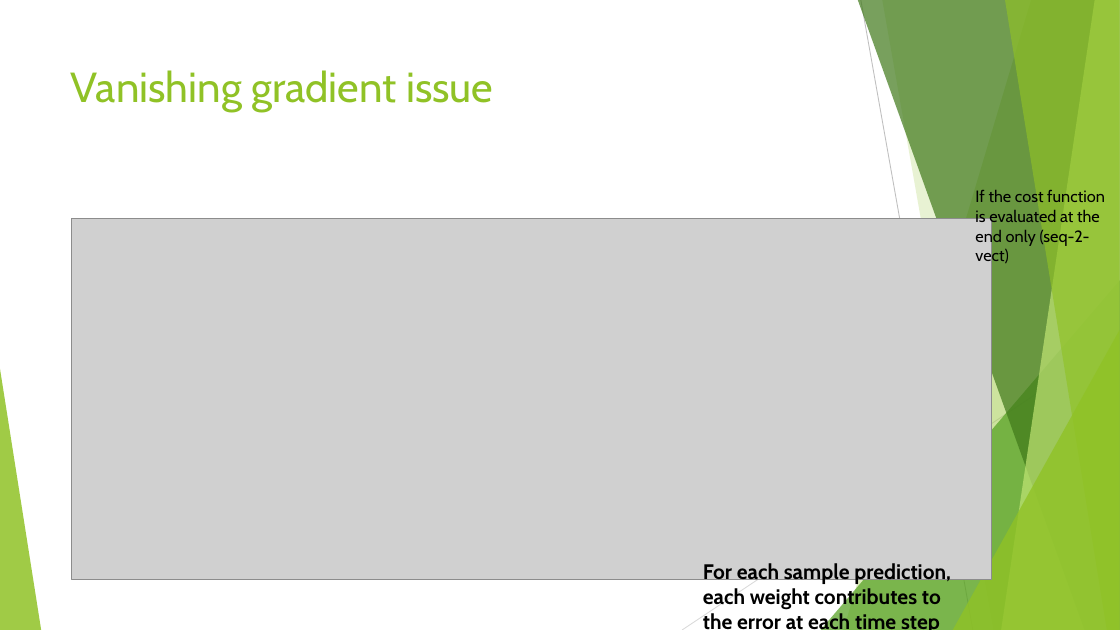
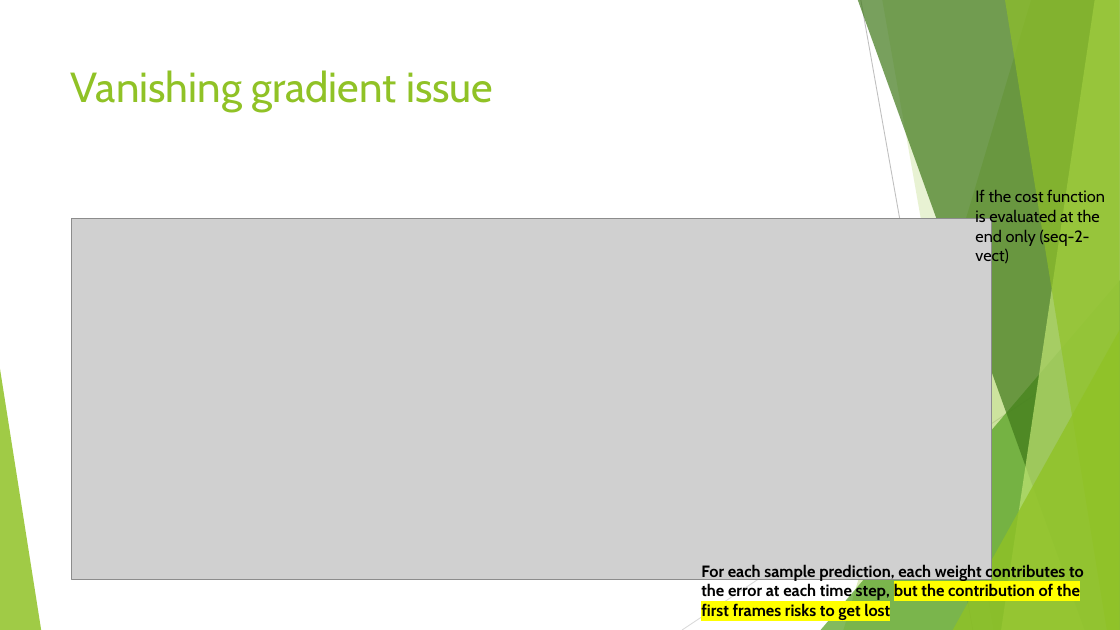
Before and after one commit to FranzGH/timeseries, a slide deck: slide 77 of Slides/04 Recurrent NNs.pptx (slide 81 before the commit). Drawn at 1120x630 pixels with LibreOffice and Linux fonts; fonts in the diff are those of the drawing; grey boxes stand for pictures. Boxes give left, top, right and bottom in pixels: in the first picture for what was removed or moved away, otherwise in the second. Text is boxed around its words. In the diff, an @@ line names an element or a change of style, - is before the commit and + after.

```diff
--- a/Slides/04 Recurrent NNs.pptx
+++ b/Slides/04 Recurrent NNs.pptx
@@ text at (x1=701, y1=564, x2=1084, y2=620): text changed; size 18 to 14 pt @@
-For each sample prediction, each weight contributes to the error at each time step
+For each sample prediction, each weight contributes to the error at each time step, but the contribution of the first frames risks to get lost
@@ page number at (x1=833, y1=569, x2=844, y2=577): text changed @@
-81
+77
```
Also in this commit, not shown: 23 other slides changed, 6 slides added, 16 slides removed, 12 other files.
